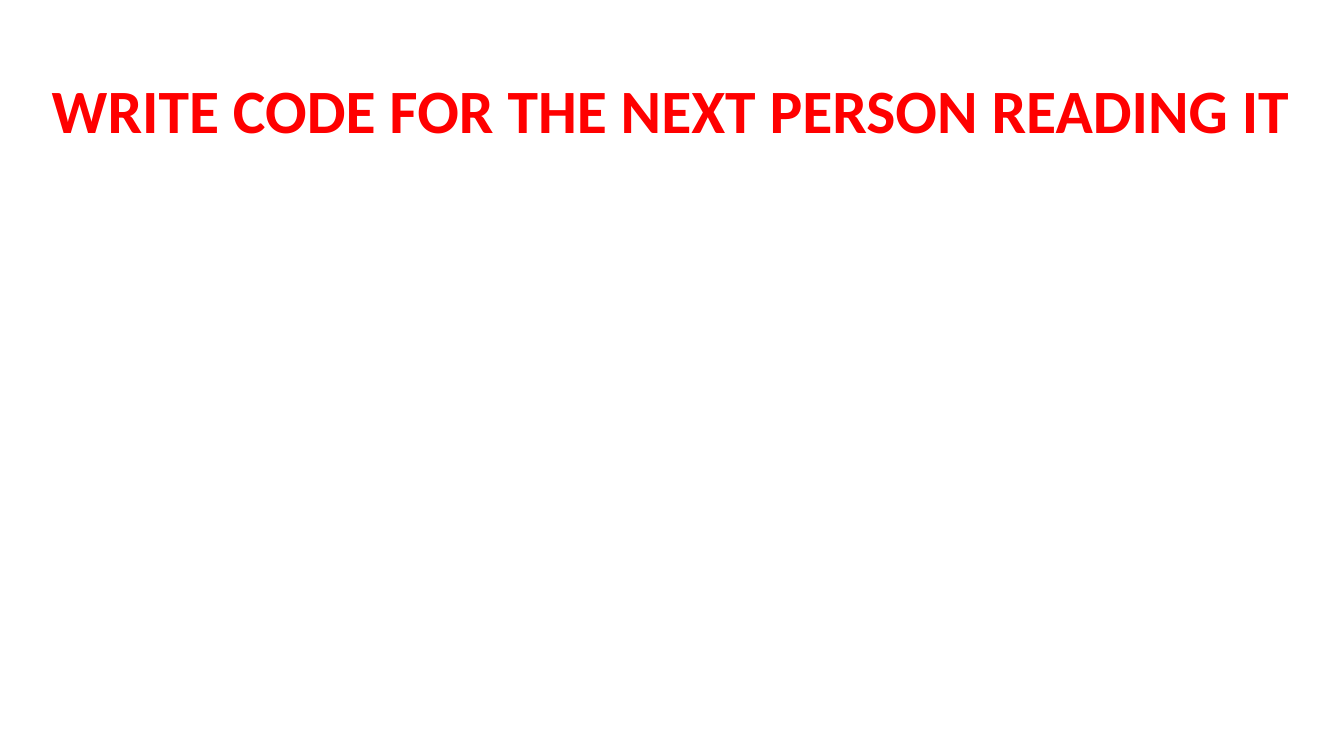
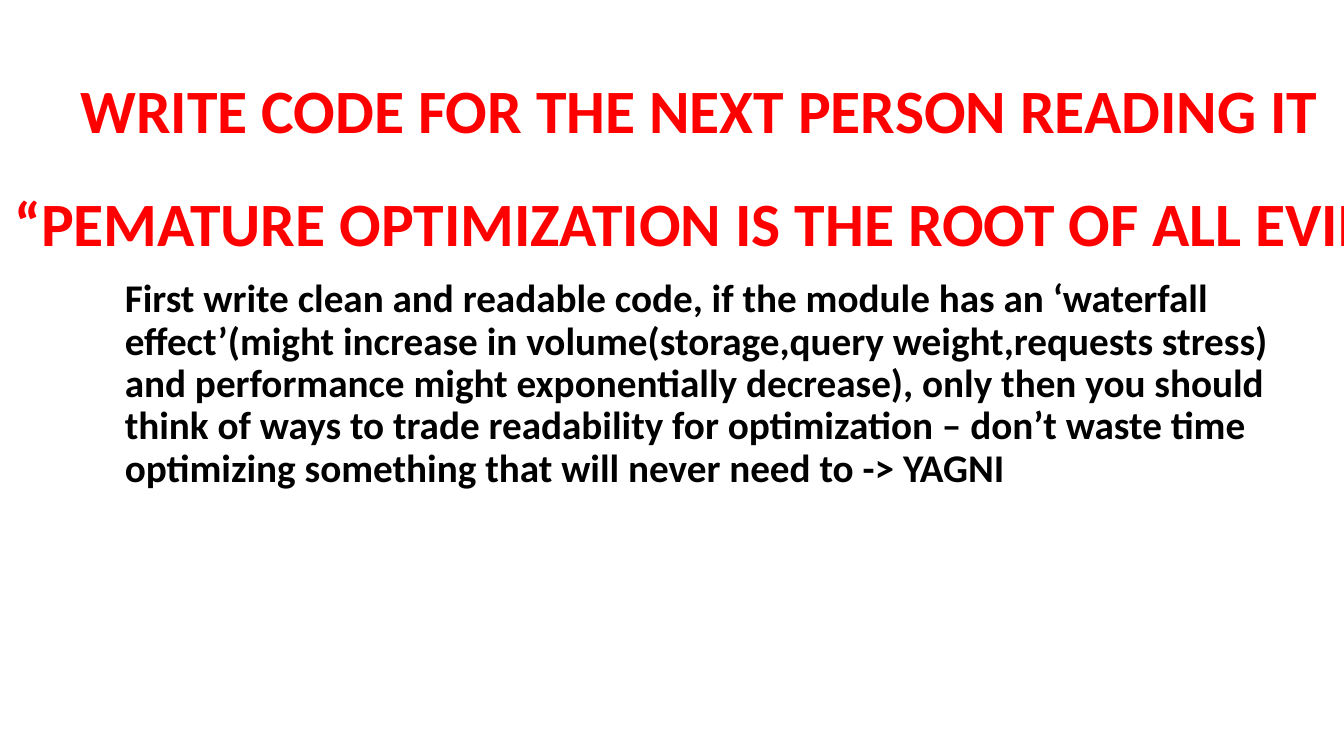
Before and after one commit to Ovidiu00/Proof-of-concept---mini-projects, a slide deck: slide 2 of C#/Clean code principles/OO Clean code.pptx. Drawn at 1344x756 pixels with LibreOffice and Linux fonts; fonts in the diff are those of the drawing. Boxes give left, top, right and bottom in pixels: in the first picture for what was removed or moved away, otherwise in the second. Text is boxed around its words. In the diff, an @@ line names an element or a change of style, - is before the commit and + after.

Commit message:
modified ppt

```diff
--- a/C#/Clean code principles/OO Clean code.pptx
+++ b/C#/Clean code principles/OO Clean code.pptx
@@ title "WRITE CODE FOR THE NEXT ..." moved from (x1=52, y1=92, x2=1289, y2=134) to (x1=80, y1=92, x2=1317, y2=134) @@
@@ text added at (x1=14, y1=200, x2=1344, y2=247), 44 pt, text #FF0000, bold @@
+“PEMATURE OPTIMIZATION IS THE ROOT OF ALL EVIL”
@@ text added at (x1=125, y1=283, x2=1267, y2=489), 28 pt, text #000000, bold @@
+First write clean and readable code, if the module has an ‘waterfall effect’(might increase in volume(storage,query weight,requests stress) and performance might exponentially decrease), only then you should think of ways to trade readability for optimization – don’t waste time optimizing something that will never need to -> YAGNI
```
